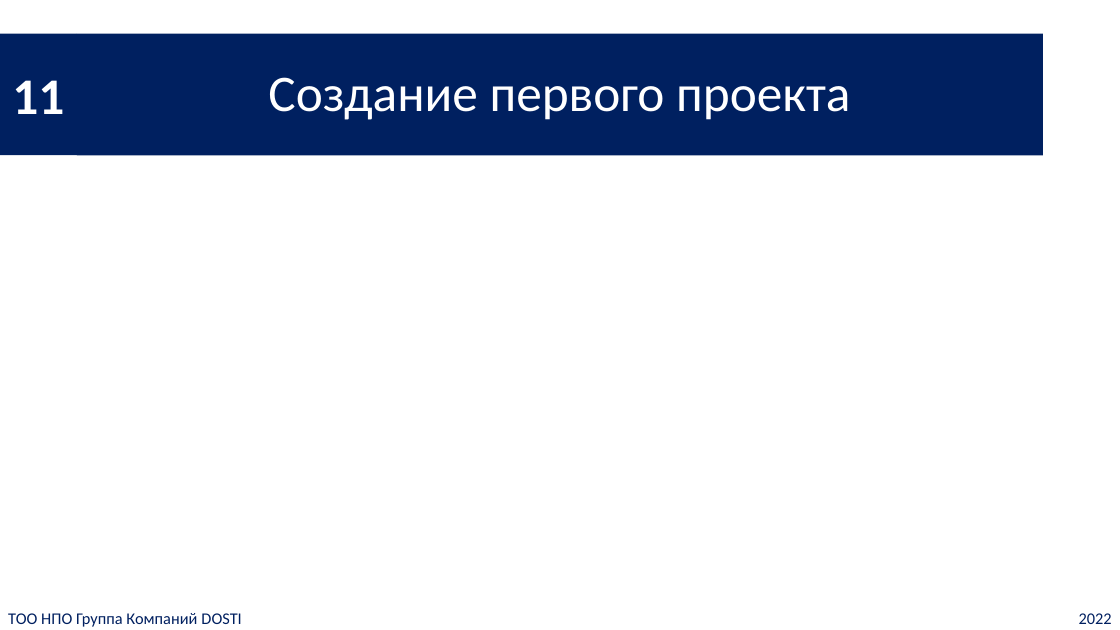
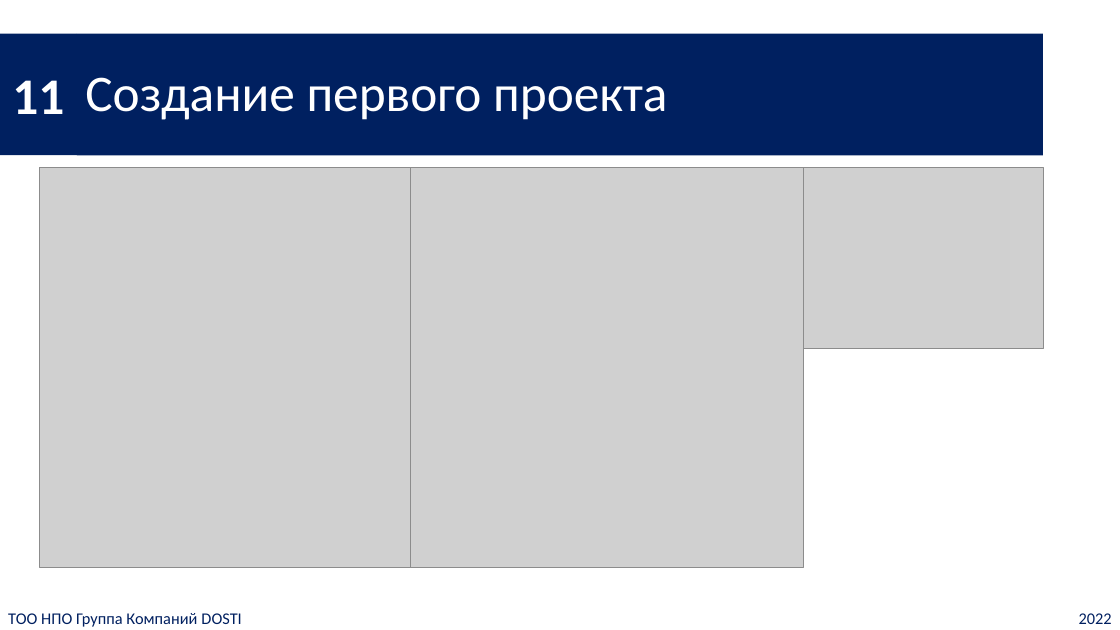
Before and after one commit to ic-dosti/CourseCShJunior, a slide deck: slide 11 of slides-ru/main_ru.pptx. Drawn at 1120x630 pixels with LibreOffice and Linux fonts; fonts in the diff are those of the drawing; grey boxes stand for pictures. Boxes give left, top, right and bottom in pixels: in the first picture for what was removed or moved away, otherwise in the second. Text is boxed around its words. In the diff, an @@ line names an element or a change of style, - is before the commit and + after.

```diff
--- a/slides-ru/main_ru.pptx
+++ b/slides-ru/main_ru.pptx
@@ title "Создание первого проекта" at [77,34,1044,155]: alignment centre to left @@
@@ picture added at [39,168,410,568] @@
@@ picture added at [411,168,804,568] @@
@@ picture added at [803,168,1043,349] @@
```
Also in this commit, not shown: 30 other slides changed, 12 slides added, 16 other files.
